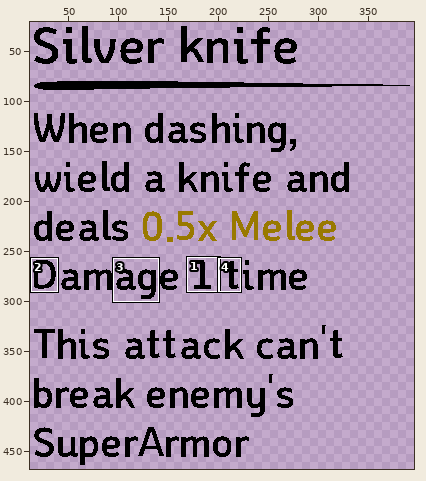
Two states of a pixel-art file, 과거시험 시제/이미지 작업/interface/sk&item/item/2kick/item23Info.aseprite. Above: a wide view before the commit, with the close-up outlined.
Close-up. Old version:
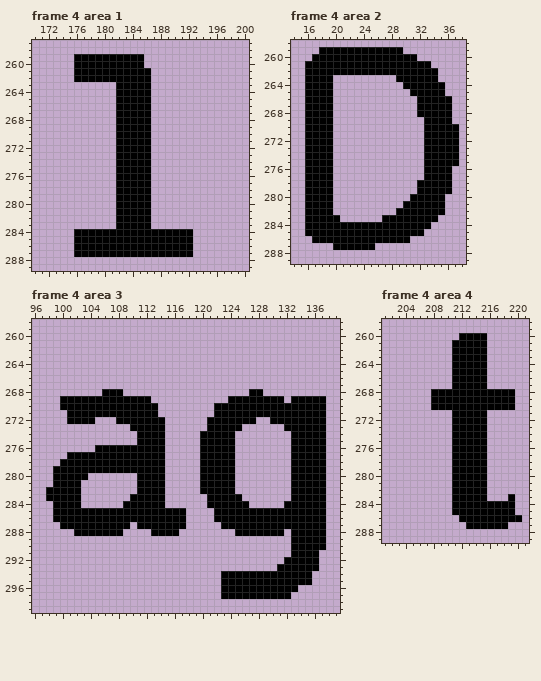
400x560 pixels, 6 frames. Shown: frame 4 area 1: x 170..200, y 257..289; frame 4 area 2: x 14..38, y 258..289; frame 4 area 3: x 96..139, y 258..299; frame 4 area 4: x 201..221, y 258..289. The wide view leaves out empty margins. The commit also changed other frames or places, which this record leaves out.
New version:
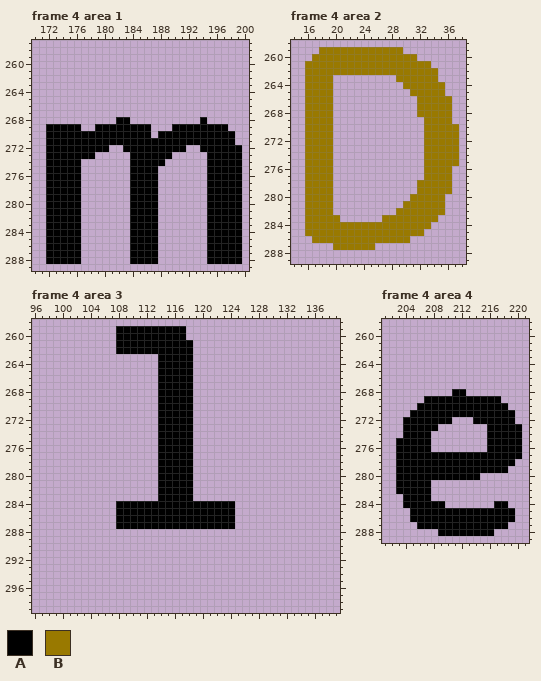
Palette (. is transparent): A #000000  B #997900
Changes in this commit:
Changed rows in their new state; - is an unchanged pixel.
Frame 4 area 1, layer "text":
first column x 172:
259 ----..........--------------
260 ----..........--------------
261 ----...........-------------
262 ----...........-------------
263 ----------.....-------------
264 ----------.....-------------
265 ----------.....-------------
266 ----------.....-------------
267 ----------.....-------------
268 ------------...-------A-----
269 AAAAA--AAA--------AAAAAAAA--
270 AAAAAAAAAA------AAAAAAAAAAA-
271 AAAAAAAAAA-----AAAAAAAAAAAA-
272 AAAAAAAAA-.----AAAAA--AAAAAA
273 AAAAAAA---..---AAA-----AAAAA
274 AAAAA-----..---AA------AAAAA
275 AAAAA-----..---A-------AAAAA
276 AAAAA-----..---A-------AAAAA
277 AAAAA-----..---A-------AAAAA
278 AAAAA-----..---A-------AAAAA
279 AAAAA-----..---A-------AAAAA
280 AAAAA-----..---A-------AAAAA
281 AAAAA-----..---A-------AAAAA
282 AAAAA-----..---A-------AAAAA
283 AAAAA-----..---A-------AAAAA
284 AAAA-.......----.....--AAAAA
285 AAAA-.......----.....--AAAAA
286 AAAA-.......----.....--AAAAA
287 AAAA-.......----.....--AAAAA
288 AAAAA-------AAAA-------AAAAA
Frame 4 area 2, layer "text":
first column x 16:
259 --BBBBBBBBBBBB--------
260 -BBBBBBBBBBBBBBB------
261 BBBBBBBBBBBBBBBBBB----
262 BBBBBBBBBBBBBBBBBBB---
263 BBBB---------BBBBBB---
264 BBBB----------BBBBBB--
265 BBBB-----------BBBBB--
266 BBBB------------BBBBB-
267 BBBB------------BBBBB-
268 BBBB------------BBBBB-
269 BBBB-------------BBBB-
270 BBBB-------------BBBBB
271 BBBB-------------BBBBB
272 BBBB-------------BBBBB
273 BBBB-------------BBBBB
274 BBBB-------------BBBBB
275 BBBB-------------BBBBB
276 BBBB-------------BBBB-
277 BBBB-------------BBBB-
278 BBBB------------BBBBB-
279 BBBB------------BBBBB-
280 BBBB-----------BBBBB--
281 BBBB----------BBBBBB--
282 BBBB---------BBBBBBB--
283 BBBBB------BBBBBBBB---
284 BBBBBBBBBBBBBBBBBB----
285 BBBBBBBBBBBBBBBBB-----
286 -BBBBBBBBBBBBBB-------
287 ----BBBBBB------------
Frame 4 area 3, layer "text":
first column x 98:
259 ----------AAAAAAAAAA--------------------
260 ----------AAAAAAAAAA--------------------
261 ----------AAAAAAAAAAA-------------------
262 ----------AAAAAAAAAAA-------------------
263 ----------------AAAAA-------------------
264 ----------------AAAAA-------------------
265 ----------------AAAAA-------------------
266 ----------------AAAAA-------------------
267 ----------------AAAAA-------------------
268 --------...-----AAAAA--------..---------
269 --.............-AAAAA-----........-.....
270 --..............AAAAA---................
271 ---.............AAAAA---................
272 ---....---......-AAAA--.......--........
273 ------------....-AAAA--.....------......
274 -------------...-AAAA-.....--------.....
275 -------------...-AAAA-.....--------.....
276 -------.........-AAAA-.....--------.....
277 ---.............-AAAA-.....--------.....
278 --..............-AAAA-.....--------.....
279 -...............-AAAA-.....--------.....
280 -.....-------...-AAAA-.....--------.....
281 -....--------...-AAAA-.....--------.....
282 .....--------...-AAAA-.....--------.....
283 .....-------....-AAAA--.....-------.....
284 -....-----A------AAAAAA----..-----......
285 -.........----------AAAA---.............
286 -.........----------AAAA---.............
287 --........--A-------AAAAA--.............
288 ----.......----....--------.......-.....
289 -----------------------------------.....
290 -----------------------------------.....
291 -----------------------------------....-
292 ----------------------------------.....-
293 ---------------------------------......-
294 -------------------------.............--
295 -------------------------.............--
296 -------------------------...........----
297 -------------------------..........-----
Frame 4 area 4, layer "text":
first column x 203:
260 ---------....-----
261 --------.....-----
262 --------.....-----
263 --------.....-----
264 --------.....-----
265 --------.....-----
266 --------.....-----
267 --------.....-----
268 -----...--.......-
269 ----A----------..-
270 ---AA-----------.-
271 --AAAAAA-----AAAA-
272 -AAAAAAA...--AAAA-
273 -AAAAA--.....AAAAA
274 -AAAA---.....AAAAA
275 AAAAA---.....AAAAA
276 AAAAA---.....AAAAA
277 AAAAAAAA-----AAAAA
278 AAAAAAAA-----AAAA-
279 AAAAAAAA-----AAA--
280 AAAAAAAA----.-----
281 AAAAA---.....-----
282 AAAAA---.....-----
283 -AAAA---.....---.-
284 -AAAAAA-......--.-
285 --AAAAAA----------
286 --AAAAAAA--------.
287 ---AAAAAAA--------
288 ------AAAAAAAA----
Boxes around the changes in both close-ups, in picture pixels (x1, y1, x2, y2):
changed: (46, 54, 242, 264)
changed: (305, 47, 459, 250)
changed: (46, 326, 326, 599)
changed: (396, 333, 522, 536)
